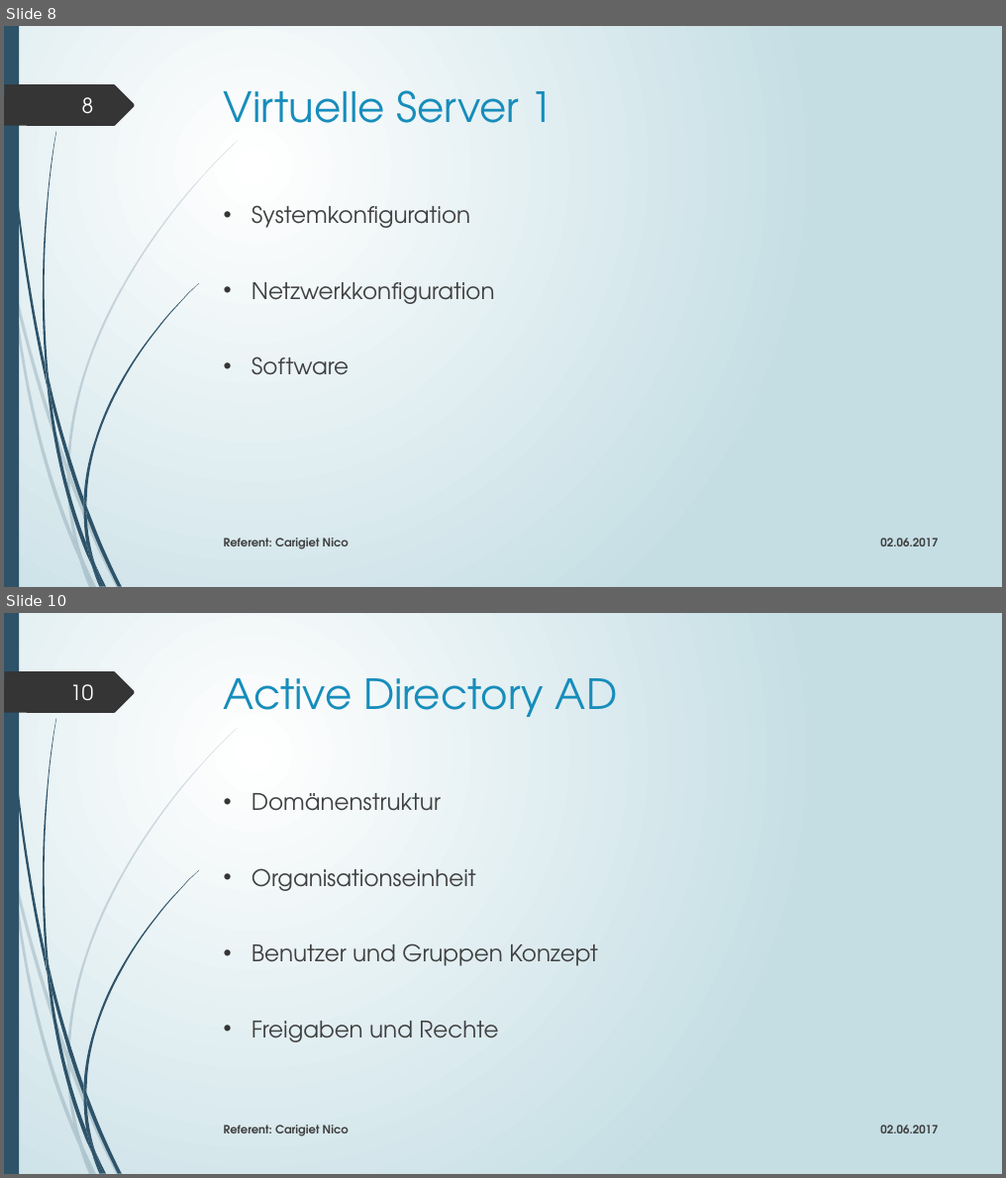
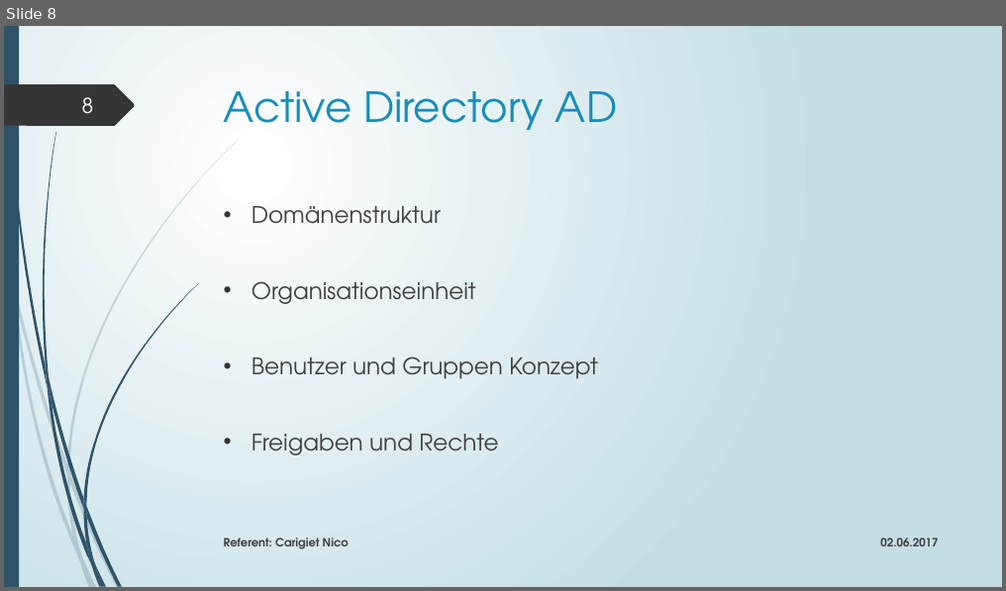
Before and after one commit to edecom/IPA, a slide deck: 4_Dokumente/48_Präsentation & Demonstration/IPA_Präsentation_Carigiet_Nico_20170529.pptx. Shown one above the other, each under a label of ours: slides 8 and 10 before the commit, slide 8 after it; the slides between them are not shown. The pictures are 1006x1178 and 1006x591 pixels, drawn with LibreOffice and Linux fonts; fonts in the diff are those of the drawing. Boxes give left, top, right and bottom in pixels: in the first picture for what was removed or moved away, otherwise in the second. Text is boxed around its words. In the diff, an @@ line names an element or a change of style, - is before the commit and + after.

```diff
--- a/4_Dokumente/48_Präsentation & Demonstration/IPA_Präsentation_Carigiet_Nico_20170529.pptx
+++ b/4_Dokumente/48_Präsentation & Demonstration/IPA_Präsentation_Carigiet_Nico_20170529.pptx
@@ slide 8 removed at [4, 26, 1002, 587], background gradient #FFFFFF to #C5DEE5; not listed: 24 template elements that a slide beside it also shows @@
@@ page number removed at [82, 97, 94, 114] @@
-8
@@ title removed at [224, 90, 553, 123] @@
-Virtuelle Server 1
@@ text removed at [252, 205, 495, 375] @@
-• Systemkonfiguration
-• Netzwerkkonfiguration
-• Software
@@ text removed at [224, 538, 349, 550] @@
-Referent: Carigiet Nico
@@ text removed at [880, 538, 938, 547] @@
-02.06.2017
@@ what was slide 10 is now slide 8 @@
@@ page number at [82, 97, 94, 114]: text changed @@
-10
+8
```
Also in this commit, not shown: 8 slides changed, 1 other slide removed, 6 other files.
